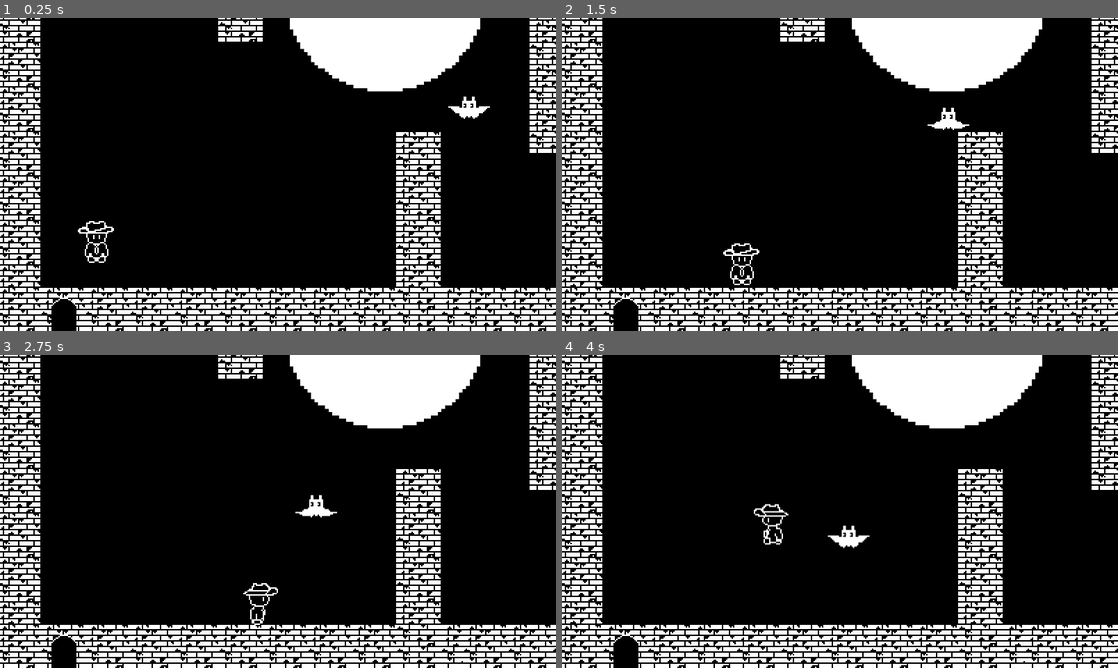
Above: before the commit, frames 1-4 (two rows, left to right).
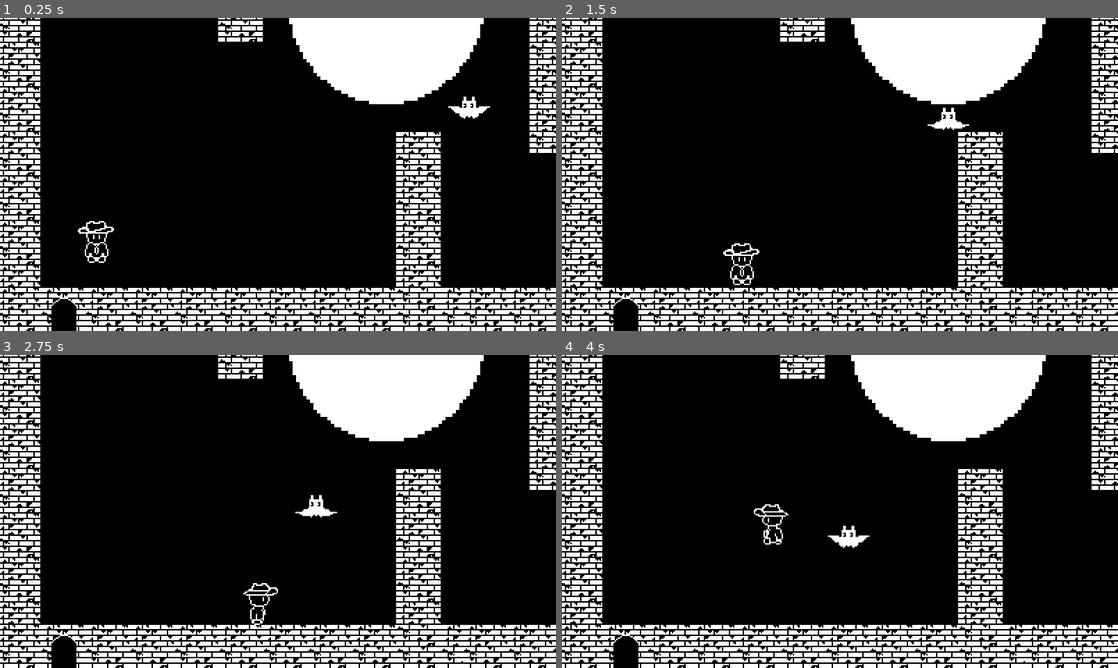
Above: after the commit, the same moments.

Repository: Tracychun13/twilight-tower
Game: Godot game, scene res://scenes/game_level_1.tscn
The game is run twice, just before and just after one commit, with the same random seed, the same clock (stepped at 60 frames per second) and the same inputs.
Inputs:
- Up to frame 1 (0.25 s): no input
- Up to frame 2 (1.5 s): hold D (right) 0.53-1.28 s; hold K (attack) 0.53-1.28 s; hold S (down) from 1.28 s (still down); tap J (shield) at 1.35 s
- Up to frame 3 (2.75 s): release S (down) at 2.03 s; hold D (right) from 2.03 s (still down); hold K (attack) from 2.03 s (still down)
- Up to frame 4 (4 s): release D (right) at 2.78 s; release K (attack) at 2.78 s; hold W (up) 2.78-3.53 s; tap J (shield) at 2.85 s; hold A (left) from 3.53 s (still down); hold K (attack) from 3.53 s (still down)

The runs differ from the first frame. In frame 1, 1.2% of the frame differs, in the area x 52-87%, y 0-28%; in frame 2, 1.2%; in frame 3, 1.2%; in frame 4, 1.2%.

Commit message:
invert circle colors

Diff:
--- a/twilight-tower/scenes/game_level_1.tscn
+++ b/twilight-tower/scenes/game_level_1.tscn
@@ -9,6 +9,8 @@
 [ext_resource type="PackedScene" uid="uid://d2ia8rh1mmtxd" path="res://scenes/ghost.tscn" id="7_ybydf"]
 [ext_resource type="Script" path="res://scenes/next_level_1.gd" id="8_ss6lk"]
 [ext_resource type="PackedScene" uid="uid://ccys3h26v3rnb" path="res://scenes/background_score.tscn" id="9_mmbuv"]
+[ext_resource type="Shader" path="res://scenes/invert_colors.gdshader" id="10_1owbk"]
+[ext_resource type="Texture2D" uid="uid://yhbfe0l1ogs4" path="res://assets/environment/LightSprite.png" id="11_b75ox"]
 
 [sub_resource type="NavigationPolygon" id="NavigationPolygon_ktwm2"]
 vertices = PackedVector2Array(-298, -161, 281.688, -161, 272.992, -160.977, 240.992, -160.922, 224.992, -160.898, 160.9 …(1044 unchanged characters)…
@@ -501,6 +503,9 @@
 [sub_resource type="RectangleShape2D" id="RectangleShape2D_gdh20"]
 size = Vector2(31, 25)
 
+[sub_resource type="ShaderMaterial" id="ShaderMaterial_uwwce"]
+shader = ExtResource("10_1owbk")
+
 [node name="Game_1" type="Node2D"]
 script = ExtResource("1_3tquk")
 
@@ -513,6 +518,7 @@
 tile_set = SubResource("TileSet_xxi3r")
 
 [node name="Player" parent="." instance=ExtResource("3_plep7")]
+z_index = 0
 position = Vector2(-233, 141)
 
 [node name="Camera2D" type="Camera2D" parent="Player"]
@@ -524,11 +530,6 @@
 limit_bottom = 185
 limit_smoothed = true
 
-[node name="light" parent="." instance=ExtResource("4_jcbiw")]
-position = Vector2(-23, -53)
-scale = Vector2(1.08, 1)
-collision_mask = 6
-
 [node name="hole" parent="." instance=ExtResource("5_owri1")]
 position = Vector2(219, 109)
 
@@ -555,5 +556,15 @@
 wait_time = 4.0
 autostart = true
 
+[node name="LightSprite" type="Sprite2D" parent="."]
+material = SubResource("ShaderMaterial_uwwce")
+position = Vector2(-22, -48)
+scale = Vector2(2.5, 2.5)
+texture = ExtResource("11_b75ox")
+
+[node name="light" parent="LightSprite" instance=ExtResource("4_jcbiw")]
+scale = Vector2(0.425, 0.425)
+collision_mask = 6
+
 [connection signal="body_entered" from="Next_Level" to="Next_Level" method="_on_body_entered"]
 [connection signal="timeout" from="Timer" to="." method="_on_timer_timeout"]
--- /dev/null
+++ b/twilight-tower/scenes/invert_colors.gdshader
@@ -0,0 +1,8 @@
+shader_type canvas_item;
+uniform sampler2D existing_screen_texture: hint_screen_texture, filter_linear_mipmap;
+
+void fragment() {
+	vec3 new_color = texture(existing_screen_texture, SCREEN_UV, 0.0).rgb;
+	new_color = vec3(1.0) - new_color;
+	COLOR.rgb = new_color;
+}
--- a/twilight-tower/scenes/light_area.tscn
+++ b/twilight-tower/scenes/light_area.tscn
@@ -1,18 +1,18 @@
-[gd_scene load_steps=4 format=3 uid="uid://kpuvt45selag"]
+[gd_scene load_steps=5 format=3 uid="uid://kpuvt45selag"]
 
 [ext_resource type="Script" path="res://scripts/light_area.gd" id="1_s5xwa"]
-[ext_resource type="Texture2D" uid="uid://yhbfe0l1ogs4" path="res://assets/environment/LightSprite.png" id="2_b1a5u"]
+[ext_resource type="Shader" path="res://scenes/invert_colors.gdshader" id="2_h5bw8"]
+
+[sub_resource type="ShaderMaterial" id="ShaderMaterial_d1nbr"]
+shader = ExtResource("2_h5bw8")
 
 [sub_resource type="CircleShape2D" id="CircleShape2D_kd25a"]
 radius = 66.0076
 
 [node name="light" type="Area2D"]
+material = SubResource("ShaderMaterial_d1nbr")
 collision_mask = 2
 script = ExtResource("1_s5xwa")
-
-[node name="Sprite2D" type="Sprite2D" parent="."]
-scale = Vector2(2.35, 2.35)
-texture = ExtResource("2_b1a5u")
 
 [node name="CollisionShape2D" type="CollisionShape2D" parent="."]
 shape = SubResource("CircleShape2D_kd25a")
--- a/twilight-tower/scripts/character.gd
+++ b/twilight-tower/scripts/character.gd
@@ -1,4 +1,4 @@
-extends CharacterBody2D
+extends CharacterBody2D;
 
 const SPEED = 80.0
 const ZERO_VEC = Vector2(0.0, 0.0)
@@ -10,6 +10,8 @@
 var shieldHealth = 100;
 var is_shielding = false
 @onready var sprite2d = $AnimatedSprite2D
+@onready var bat = $"../Bat"
+@onready var collision = $CollisionPolygon2D
 
 func die():
 	sprite2d.play("die")
@@ -66,6 +68,10 @@
 		sprite2d.play("hurt")
 	else:
 		die();
+func _on_body_entered(body: Node2D) -> void:
+
+	playerDamaged(10)
+	print("damage 10")
 
 func _physics_process(_delta: float) -> void:
 	get_input()
Not shown: 1 places in twilight-tower/scenes/game_level_1.tscn that only renumber resources
